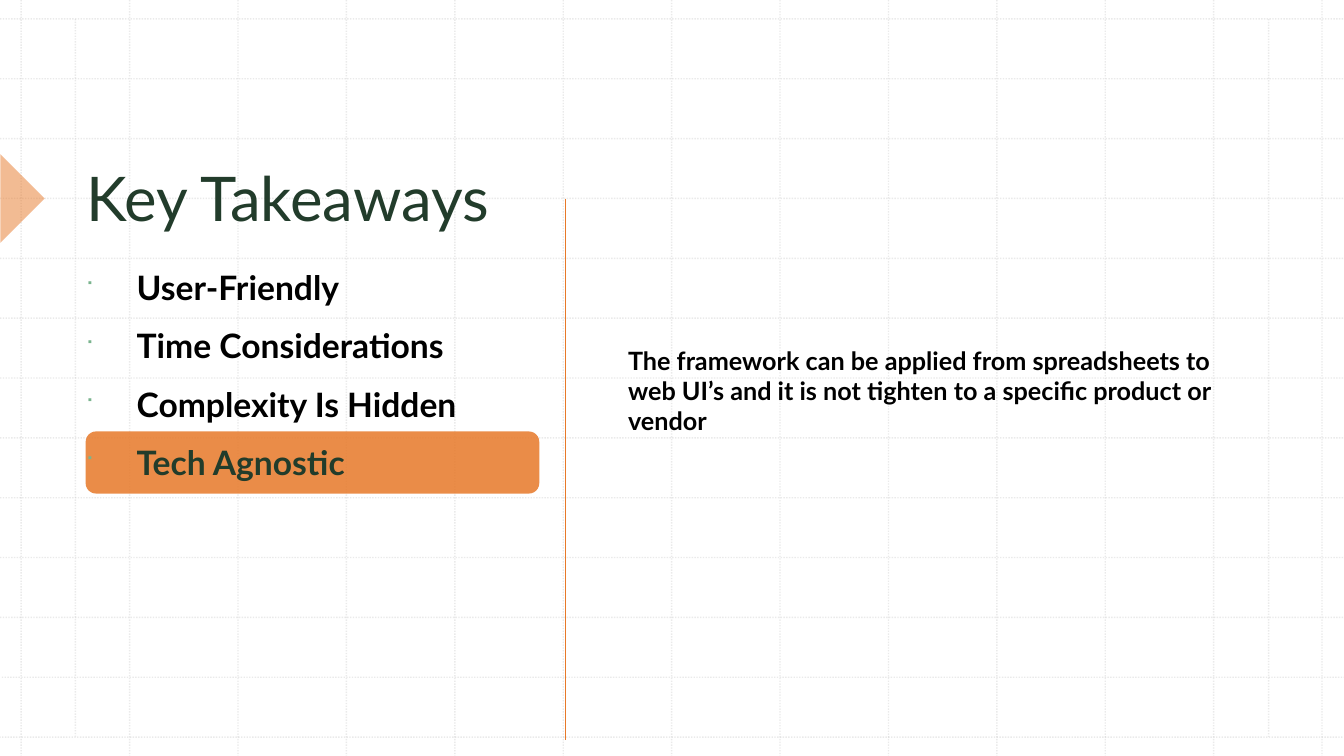
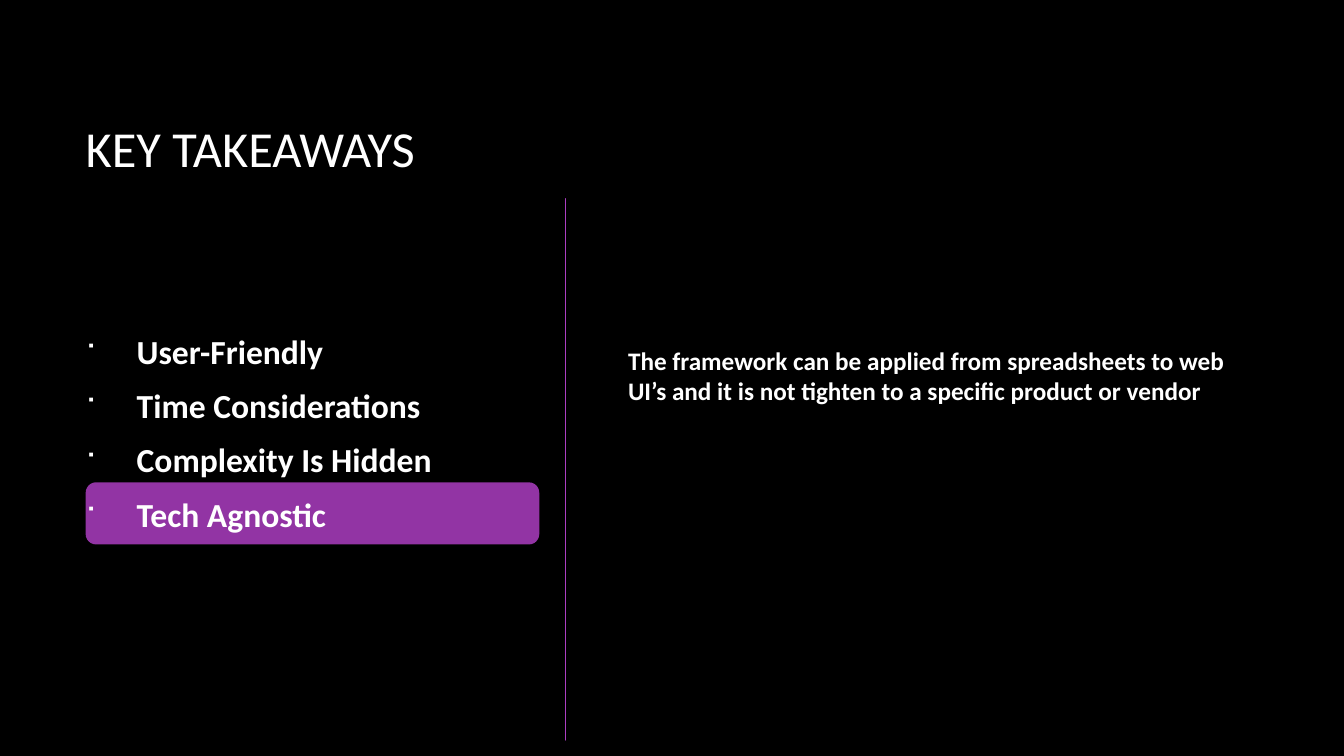
Before and after one commit to misge-dotcom/LSZ_2025, a slide deck: slide 12 of Cyber Risk from Theory to Practice LSZ2025.pptx. Drawn at 1344x756 pixels with LibreOffice and Linux fonts; fonts in the diff are those of the drawing; background and template pictures are left out. Boxes give left, top, right and bottom in pixels: in the first picture for what was removed or moved away, otherwise in the second. Text is boxed around its words. In the diff, an @@ line names an element or a change of style, - is before the commit and + after.

```diff
--- a/Cyber Risk from Theory to Practice LSZ2025.pptx
+++ b/Cyber Risk from Theory to Practice LSZ2025.pptx
@@ background #FFFFFF to picture (left out) @@
@@ group removed at <box>0,0,1344,756</box>: 28 lines @@
@@ title "KEY TAKEAWAYS" at <box>86,134,414,168</box>: vertical alignment bottom to middle @@
@@ title at <box>86,134,414,168</box>: text changed; size 44 to 36 pt; font Lato to Calibri; text colour #223C2B to #FFFFFF @@
-Key Takeaways
+KEY TAKEAWAYS
@@ right triangle removed at <box>0,154,44,243</box> @@
@@ line (566, 199) - (566, 740): stroke #E77929 0.5 pt to #AC3EC1 0.75 pt @@
@@ text "User-Friendly" at <box>137,340,431,533</box>: font Lato to Calibri; text colour #000000 to #FFFFFF in "User-Friendly", "Time Considerations", "Complexity Is Hidden"; text colour #223C2B to #FFFFFF in "Tech Agnostic"; line spacing 1.1 to 1; bullet colour #7AB48E to #FFFFFF; vertical alignment top to middle @@
@@ text "The framework can be applied ..." at <box>628,352,1224,405</box>: font Lato to Calibri, text colour #000000 to #FFFFFF @@
@@ rounded rectangle: place and size @@
-rounded rectangle at <box>86,432,539,494</box>
+rounded rectangle at <box>86,483,539,545</box>
@@ rounded rectangle at <box>86,483,539,545</box>: fill #E77929 at 85% opacity to #AC3EC1 at 85% opacity @@
```
Also in this commit, not shown: 12 other slides changed.
